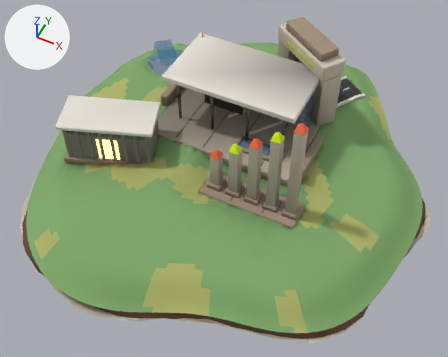
One commit to the glTF model public/models/islands/resume.glb: the scene before it, then after it.
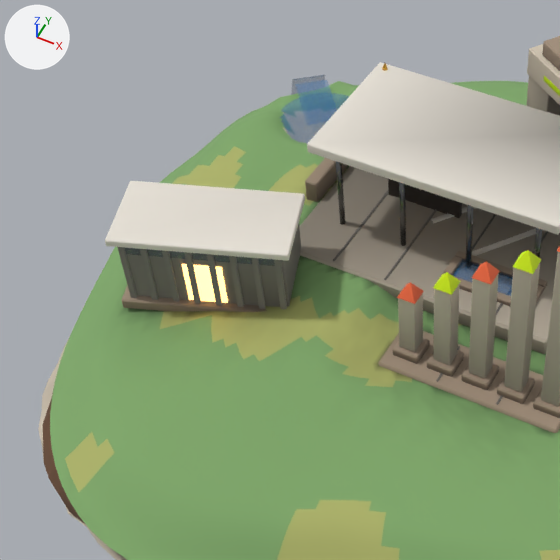
Each version appears first whole from a 50 mm camera at (7.67, -15.73, 17.95) aimed at (-0.11, -0.16, -1.52), and next in a close-up on the part from 0% to 66% of the width and 0% to 83% of the height. The axes (+X, +Y, +Z) are drawn at upper left. The lights are the same throughout. The last two pictures show the newer version. Where no turn or scale is listed for an object, it has been applied to the vertices. Vertices at exactly the same position are counted once.

Before the edit, the objects in view are built like this:
```python
me_buildings = bpy.data.meshes.new('buildings')
me_buildings.from_pydata(...)  # 760 vertices, 1384 faces; spans x -1.0..1.0, y -0.71..0.71, z -0.43..0.43
me_buildings.materials.append(mat_m_chrome)
me_buildings.materials.append(mat_m_concrete)
me_buildings.materials.append(mat_m_concrete_dark)
me_buildings.materials.append(mat_m_concrete_light)
me_buildings.materials.append(mat_m_emit_warm)
me_buildings.materials.append(mat_m_glass)
me_buildings.materials.append(mat_m_gold)
me_buildings.materials.append(mat_m_stone_dark)
me_buildings.materials.append(mat_m_stone_light)
me_buildings.materials.append(mat_m_stone_mid)
me_foundation = bpy.data.meshes.new('foundation')
me_foundation.from_pydata(...)  # 2979 vertices, 5768 faces; spans x -8.0..8.0, y -8.4..8.4, z -3.9..3.9
# faces by material slot: [240, 40, 1632, 2940, 916]
me_foundation.materials.append(mat_m_soil)
me_foundation.materials.append(mat_m_stone_cool)
me_foundation.materials.append(mat_m_stone_dark)
me_foundation.materials.append(mat_m_stone_light)
me_foundation.materials.append(mat_m_stone_mid)
me_props = bpy.data.meshes.new('props')
me_props.from_pydata(...)  # 180 vertices, 276 faces; spans x -4.19..4.19, y -4.4..4.4, z -0.79..0.79
# faces by material slot: [96, 108, 12, 20, 40]
me_props.materials.append(mat_m_concrete_light)
me_props.materials.append(mat_m_cream)
me_props.materials.append(mat_m_emit_warm)
me_props.materials.append(mat_m_stone_light)
me_props.materials.append(mat_m_stone_mid)
ob_buildings = bpy.data.objects.new('buildings', me_buildings)
ob_buildings.location = (-1.03, -0.19, 2.41)
ob_buildings.scale = (4.86, 4.86, 4.86)
ob_foundation = bpy.data.objects.new('foundation', me_foundation)
ob_foundation.location = (0.25, 0.18, -3.69)
ob_props = bpy.data.objects.new('props', me_props)
ob_props.location = (-0.97, 0.88, 1.28)
# also in view: 'water_pond0' at (-4.6, 3.4, 0.42); 'landmarks' at (2.03, 1.15, 2.71); 'terrain' at (0.1, 0.24, 0.11)
```
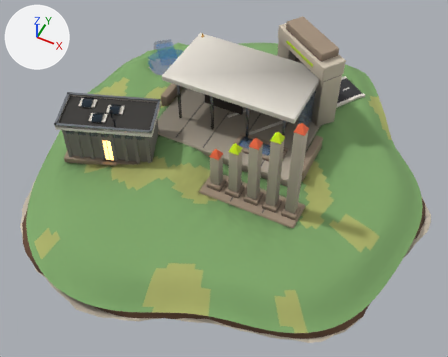
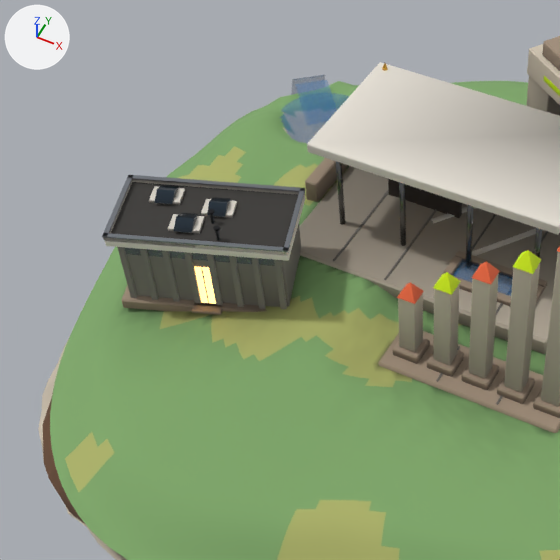
Where the newer file only moved an object's origin or applied its transform, the numbers keep the older frame.

Patch to the scene script:
```diff
--- a/public/models/islands/resume.glb.py
+++ b/public/models/islands/resume.glb.py
@@ mat_m_metal_dark @@
+mat_m_metal_dark = bpy.data.materials.new('M_metal_dark')
+# nodes: BsdfPrincipled, Mix, OutputMaterial, VertexColor
+# colours: black #26262a, mixed with the vertex colours
@@ mat_m_metal @@
+mat_m_metal = bpy.data.materials.new('M_metal')
+# nodes: BsdfPrincipled, Mix, OutputMaterial, VertexColor
+# colours: grey #8c9198, mixed with the vertex colours
@@ mat_m_ink @@
+mat_m_ink = bpy.data.materials.new('M_ink')
+# nodes: BsdfPrincipled, Mix, OutputMaterial, VertexColor
+# colours: black #171717, mixed with the vertex colours
@@ mat_m_window @@
+mat_m_window = bpy.data.materials.new('M_window')
+# nodes: BsdfPrincipled, Mix, OutputMaterial, VertexColor
+# colours: dark blue #2f3d4a, mixed with the vertex colours
@@ me_props @@
-me_props.from_pydata(...)  # 180 vertices, 276 faces; spans x -4.19..4.19, y -4.4..4.4, z -0.79..0.79
+me_props.from_pydata(...)  # 326 vertices, 508 faces; spans x -4.95..4.19, y -4.56..4.4, z -0.79..1.27
+# me_props part 1: the loose piece of 8 vertices spanning x -2.94..-2.8, y -3.94..-3.83, z -0.71..0.79 is copied, and the copy is scaled about its middle by (5.17, 5.24, 0.0535), then moved by (-0.26, 0.4, 0.95); it spans x -3.49..-2.77, y -3.78..-3.17, z 0.95..1.03
+# me_props part 2: the loose piece of 8 vertices spanning x -3.77..-3.63, y -4.25..-4.13, z -0.71..0.79 is copied, and the copy is scaled about its middle by (5.17, 5.22, 0.0535), then moved by (-0.24, 1.23, 0.95); it spans x -4.3..-3.58, y -3.26..-2.66, z 0.95..1.03
+# me_props part 3: the loose piece of 8 vertices spanning x -2.94..-2.8, y -3.94..-3.83, z -0.71..0.79 is copied, and the copy is scaled about its middle by (5.17, 5.24, 0.0535), then moved by (0.07, 1.07, 0.95); it spans x -3.17..-2.44, y -3.12..-2.51, z 0.95..1.03
+# me_props part 4: the loose piece of 8 vertices spanning x -3.05..-2.29, y -3.95..-3.64, z -0.66..0.34 is deleted
+# me_props part 5: 58 vertices added at x -4.95..-0.91, y -4.56..-1.6, z 0.95..1.15
+# other edits to the shape of me_props do not show in these pictures
 me_props.materials.append(mat_m_concrete_light)
 me_props.materials.append(mat_m_cream)
-me_props.materials.append(mat_m_emit_warm)
 me_props.materials.append(mat_m_stone_light)
 me_props.materials.append(mat_m_stone_mid)
+me_props.materials.append(mat_m_concrete_dark)
+me_props.materials.append(mat_m_ink)
+me_props.materials.append(mat_m_metal)
+me_props.materials.append(mat_m_metal_dark)
+me_props.materials.append(mat_m_window)
@@ me_buildings @@
 # used by ob_buildings; location = (-1.03, -0.19, 2.41); scale = (4.86, 4.86, 4.86)
-me_buildings.from_pydata(...)  # 760 vertices, 1384 faces; spans x -1.0..1.0, y -0.71..0.71, z -0.43..0.43
+me_buildings.from_pydata(...)  # 816 vertices, 1488 faces; spans x -1.0..1.0, y -0.71..0.71, z -0.43..0.43
+# me_buildings part 6: the loose piece of 8 vertices spanning x 0.29..0.71, y -0.07..0.11, z -0.33..-0.32 is copied, and the copy is scaled about its middle by (0.141, 0.031, 16.7), then moved by (-1.04, -0.58, 0.05), in mat_m_emit_warm; it spans x -0.57..-0.51, y -0.57..-0.55, z -0.38..-0.17
+# me_buildings part 7: the loose piece of 24 vertices spanning x -1.0..-0.18, y -0.71..-0.12, z -0.43..-0.38 is copied, and the copy is scaled about its middle by (0.164, 0.156, 0.223), then moved by (0.06, -0.17, 0.02); it spans x -0.59..-0.46, y -0.63..-0.54, z -0.39..-0.38
+# me_buildings part 8: 21 vertices moved within x -1.0..0.99, y -0.46..0.71, z -0.42..0.09; 25 vertices removed from x -1.0..0.99, y -0.46..0.71, z -0.42..0.09; 49 vertices added at x -1.0..0.99, y -0.71..0.71, z -0.42..0.09
+# me_buildings part 9: 15 kept faces spanning x -1.0..-0.18, y -0.71..0.59, z -0.24..-0.04 get new vertex colours
 me_buildings.materials.append(mat_m_chrome)
```

Changed parts and their boxes [x1, y1, x2, y2] in the close-ups (560 x 560 px; the box of a moved part takes in the faces that stretch with it):
'buildings', reshaped, moved: before [105, 62, 560, 418]; after [103, 62, 560, 418]
'props', reshaped: before [118, 247, 287, 309]; after [102, 175, 305, 309]
part 1 of me_props, added: after [168, 214, 205, 234]
part 2 of me_props, added: after [149, 186, 185, 205]
part 3 of me_props, added: after [201, 199, 237, 218]
part 4 of me_props, deleted: before [182, 264, 228, 303]
part 5 of me_props, added: after [102, 175, 305, 252]
part 6 of me_buildings, added: after [194, 266, 216, 304]
part 7 of me_buildings, added: after [192, 302, 223, 315]
part 8 of me_buildings, moved or reshaped: before [122, 162, 560, 418]; after [103, 162, 560, 418]
part 9 of me_buildings, recoloured: [106, 158, 336, 256] in both
